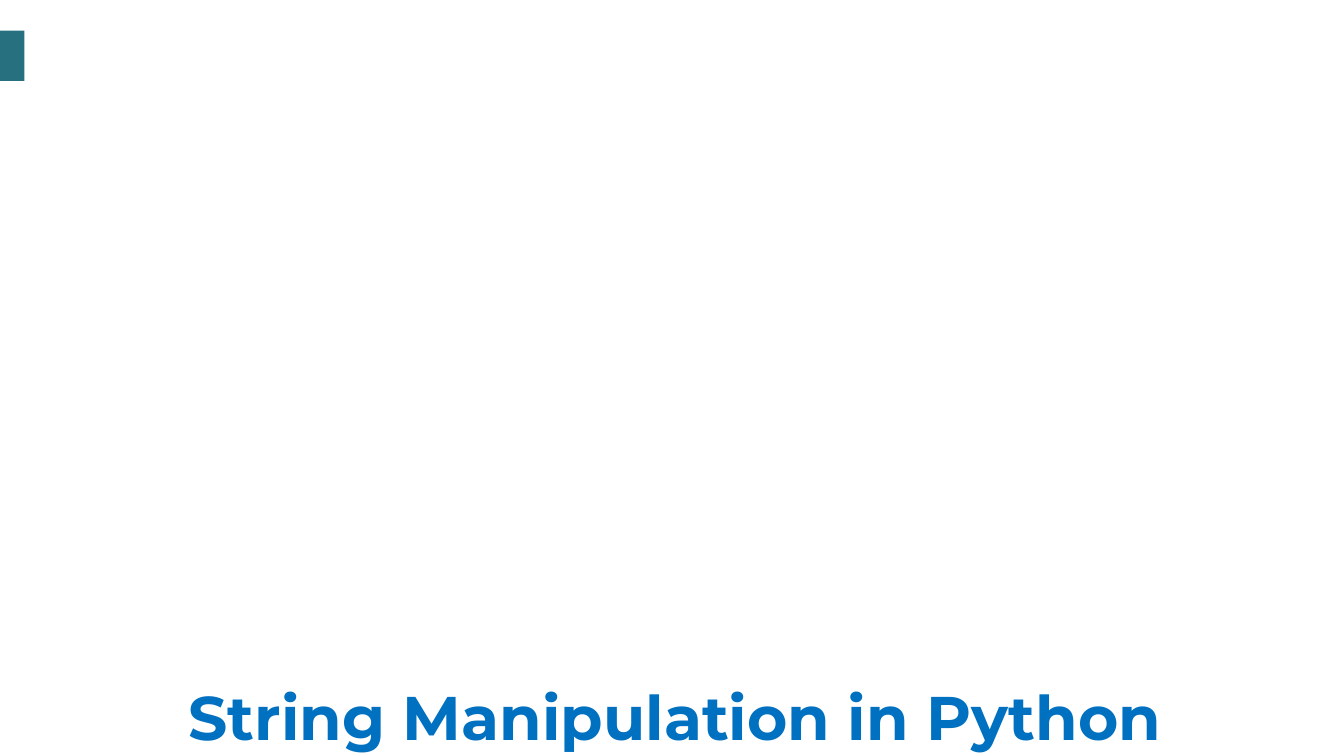
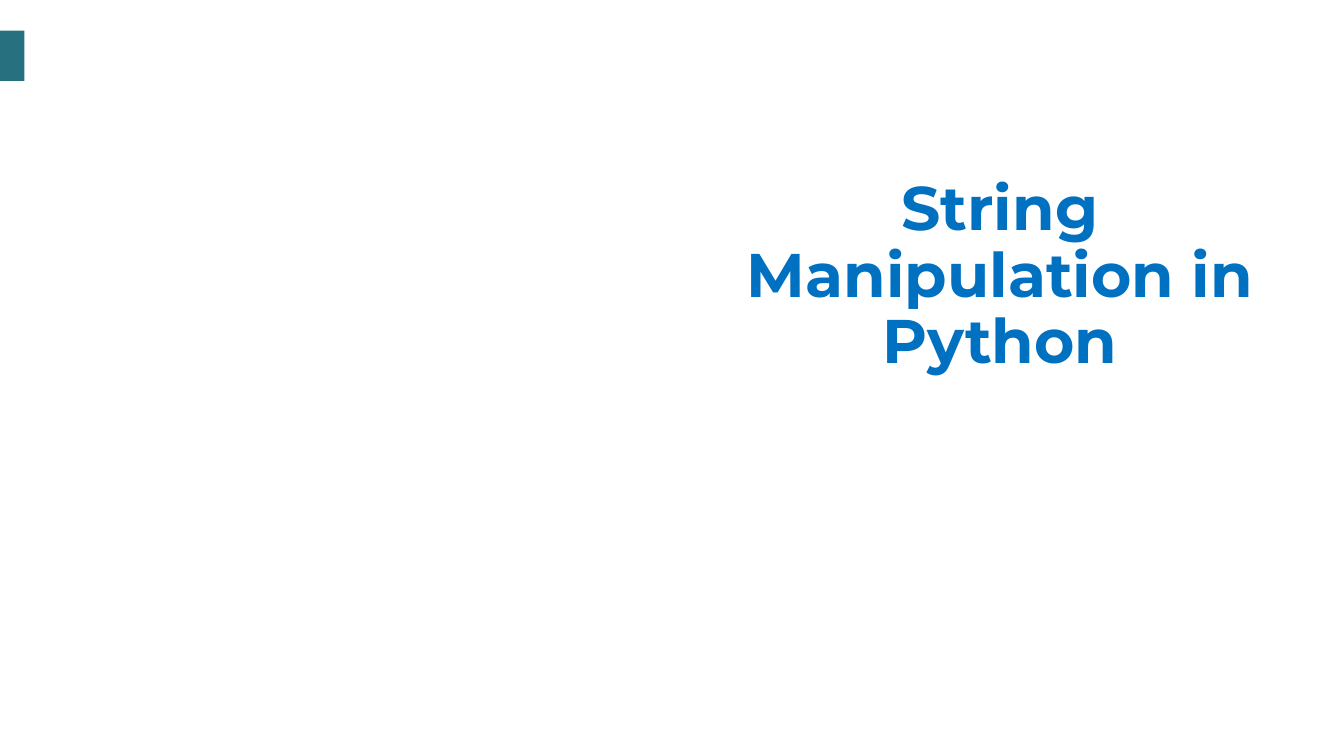
Before and after one commit to tauniversity/TAU-Data-Science-Training, a slide deck: slide 2 of Data Science resources/Programming in Python/Slides/Slide Unit 2/1. String manipulation.pptx. Drawn at 1344x756 pixels with LibreOffice and Linux fonts; fonts in the diff are those of the drawing; background and template pictures are left out. Boxes give left, top, right and bottom in pixels: in the first picture for what was removed or moved away, otherwise in the second. Text is boxed around its words. In the diff, an @@ line names an element or a change of style, - is before the commit and + after.

Commit message:
Slide Unit 2: String manipulation (modified)

```diff
--- a/Data Science resources/Programming in Python/Slides/Slide Unit 2/1. String manipulation.pptx
+++ b/Data Science resources/Programming in Python/Slides/Slide Unit 2/1. String manipulation.pptx
@@ title "String Manipulation in Python" rewrapped from [189, 691, 1161, 753] to [747, 181, 1253, 376] @@
```
Also in this commit, not shown: 1 other slide changed.
